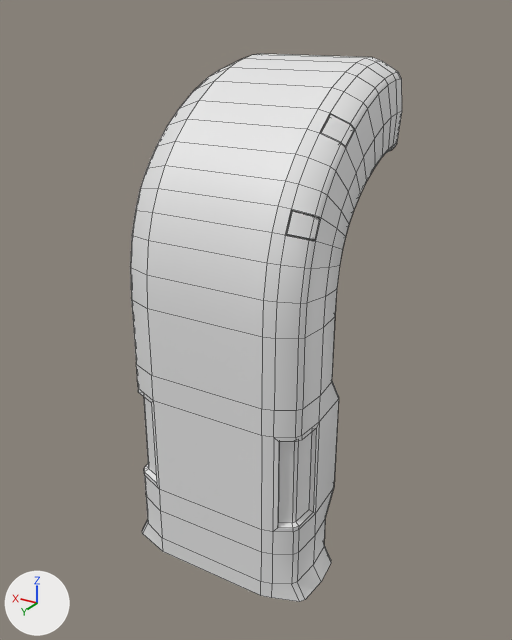
What one commit did to the FBX model Static Meshes/Doors/Large door/Originals/Door_Large_Side.fbx.
Camera for both pictures: a camera (50 mm lens) standing at (-3.71, 5.14, 5.84) and looking at (-0.03, -0.99, 2.77). The axes (+X, +Y, +Z) are drawn at lower left. The lights are the same throughout. Mesh edges are drawn as thin lines. Where no turn or scale is listed for an object, it has been applied to the vertices. Vertices at the same position are counted once.

Objects in the first picture: 'Side'.
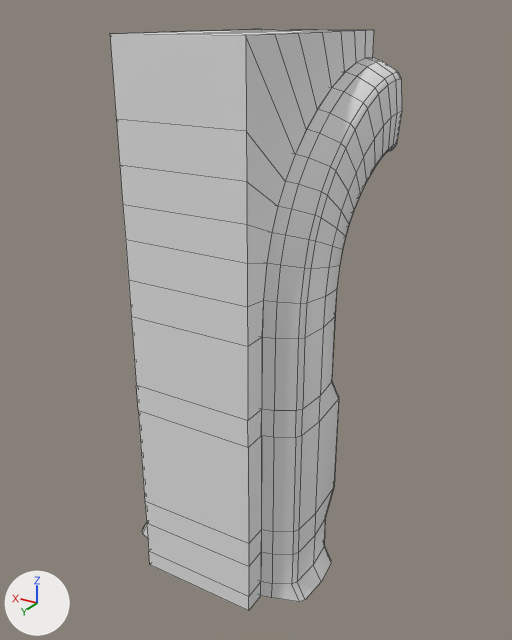
What differs and where, as boxes [x1, y1, x2, y2] in the pictures (512 x 640 px):
'Side', reshaped (7% wider, 6% taller): before [130, 54, 402, 602]; after [110, 29, 402, 611]
part 1 of me_mesh, added: after [110, 29, 374, 611]
part 2 of me_mesh, cut back: [285, 114, 355, 241] in both
part 3 of me_mesh, cut back: [273, 422, 319, 532] in both
part 4 of me_mesh, cut back: before [138, 389, 159, 489]

What the commit changed:
me_mesh is used by ob_side; location (0.0, 0.0, 0.0).
me_mesh had 555 vertices, 545 faces and spanned x -1.16..1.16, y -2.28..0.0, z 0.0..5.44.
me_mesh now has 563 vertices, 532 faces and spans x -1.16..1.16, y -2.28..0.25, z 0.0..5.7.
me_mesh part 1: a new loose piece of 80 vertices spanning x -0.69..0.66, y -2.27..0.25, z 0.0..5.7.
Part 2, on me_mesh:
36 vertices are removed from x -1.02..-0.78, y -1.13..-0.21, z 3.98..5.0.
40 faces are deleted.
4 new faces join them.
Part 3, on me_mesh:
16 vertices are removed from x -1.05..-0.82, y -0.48..-0.06, z 0.95..2.0.
19 faces are deleted.
3 new faces join them.
Part 4, on me_mesh:
20 vertices are removed from x 0.69..1.05, y -0.48..-0.02, z 0.95..2.0.
24 faces are deleted.
4 new faces join them.
